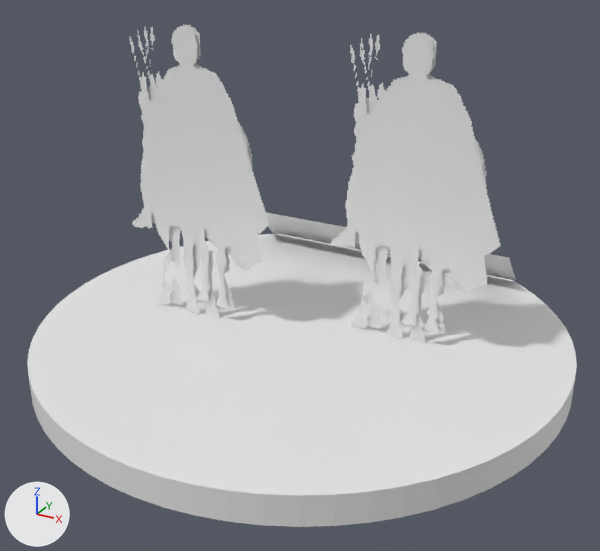
What one commit did to the OBJ model assets/tts/zama-r2/masinissa-wing.obj.
One viewpoint serves both versions: a 50 mm camera at (2.03, -3.72, 2.33) aimed at (0.07, -0.14, 0.55). Every picture has the same lights, and +X, +Y and +Z are marked at lower left. The older version comes first. Where no turn or scale is listed for an object, it has been applied to the vertices. Vertices at exactly the same position are counted once.

Before the edit, the objects in view are built like this:
```python
me_masinissa_wing = bpy.data.meshes.new('masinissa-wing')
me_masinissa_wing.from_pydata(...)  # 2382 vertices, 2426 faces; spans x -1.5..1.5, y -1.5..1.5, z 0.0..1.8
ob_masinissa_wing = bpy.data.objects.new('masinissa-wing', me_masinissa_wing)
ob_masinissa_wing.location = (0.0, 0.0, 0.0)
```
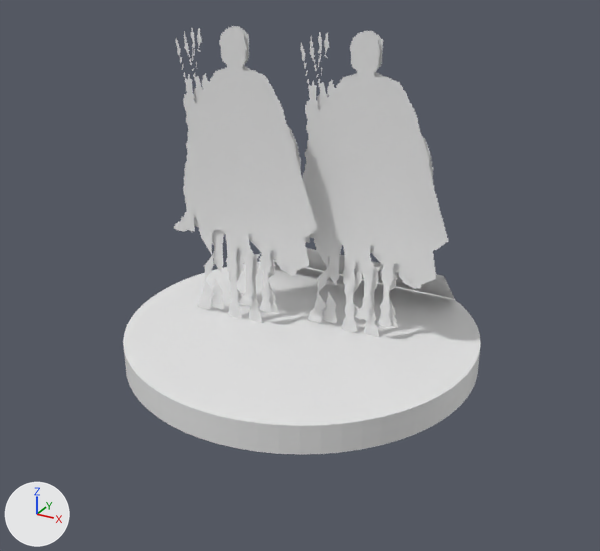
Changed parts and their boxes (x1, y1, x2, y2) in the pictures (600 x 551 px; the box of a moved part takes in the faces that stretch with it):
'masinissa-wing', reshaped (35% narrower, 15% shorter): before (27, 24, 577, 527); after (123, 26, 481, 455)
part 1 of me_masinissa_wing, moved or reshaped: before (27, 234, 577, 527); after (123, 260, 481, 455)
part 2 of me_masinissa_wing, moved or reshaped: before (132, 25, 269, 314); after (174, 27, 317, 318)
part 3 of me_masinissa_wing, moved or reshaped: before (144, 26, 148, 59); after (191, 28, 194, 61)
part 4 of me_masinissa_wing, moved or reshaped: before (137, 30, 142, 46); after (184, 31, 188, 48)
part 5 of me_masinissa_wing, moved or reshaped: before (129, 36, 136, 61); after (176, 38, 182, 63)
part 6 of me_masinissa_wing, moved or reshaped: before (331, 33, 501, 338); after (302, 31, 448, 332)
part 7 of me_masinissa_wing, moved or reshaped: before (368, 34, 373, 69); after (318, 32, 322, 67)
part 8 of me_masinissa_wing, moved or reshaped: before (359, 38, 365, 56); after (310, 36, 314, 53)
part 9 of me_masinissa_wing, moved or reshaped: before (350, 45, 356, 71); after (301, 43, 307, 69)
part 10 of me_masinissa_wing, moved or reshaped: before (139, 24, 252, 318); after (181, 26, 301, 323)
part 11 of me_masinissa_wing, moved or reshaped: before (170, 275, 182, 305); after (211, 279, 224, 310)
part 12 of me_masinissa_wing, moved or reshaped: before (138, 38, 146, 64); after (185, 41, 192, 65)
part 13 of me_masinissa_wing, moved or reshaped: before (145, 41, 149, 54); after (192, 40, 195, 56)
part 14 of me_masinissa_wing, moved or reshaped: before (150, 27, 155, 51); after (197, 28, 202, 52)
part 15 of me_masinissa_wing, moved or reshaped: before (339, 32, 487, 343); after (305, 31, 433, 337)
part 16 of me_masinissa_wing, moved or reshaped: before (367, 297, 382, 329); after (322, 292, 337, 323)
part 17 of me_masinissa_wing, moved or reshaped: before (360, 45, 367, 74); after (310, 44, 317, 71)
part 18 of me_masinissa_wing, moved or reshaped: before (368, 38, 372, 64); after (318, 36, 322, 62)
part 19 of me_masinissa_wing, moved or reshaped: before (374, 35, 380, 60); after (324, 33, 329, 58)
part 20 of me_masinissa_wing, moved or reshaped: before (266, 212, 516, 281); after (273, 248, 455, 299)

Diff of the bpy script that builds the scene:
```diff
--- a/assets/tts/zama-r2/masinissa-wing.obj.py
+++ b/assets/tts/zama-r2/masinissa-wing.obj.py
@@ me_masinissa_wing @@
-me_masinissa_wing.from_pydata(...)  # 2382 vertices, 2426 faces; spans x -1.5..1.5, y -1.5..1.5, z 0.0..1.8
+me_masinissa_wing.from_pydata(...)  # 2382 vertices, 2426 faces; spans x -1.0..1.0, y -1.0..1.0, z 0.0..1.8
+# me_masinissa_wing part 1: the loose piece of 130 vertices spanning x -1.5..1.5, y -1.5..1.5, z 0.0..0.16 is scaled about its middle by (0.667, 0.667, 1)
+# me_masinissa_wing part 2: the loose piece of 537 vertices spanning x -1.05..-0.11, y -0.16, z 0.16..1.8 is moved by (0.25, 0.07, 0.0)
+# me_masinissa_wing part 3: the loose piece of 13 vertices spanning x -0.86..-0.84, y -0.16, z 1.61..1.78 is moved by (0.25, 0.07, 0.0)
+# me_masinissa_wing part 4: the loose piece of 12 vertices spanning x -0.91..-0.88, y -0.16, z 1.67..1.76 is moved by (0.25, 0.07, 0.0)
+# me_masinissa_wing part 5: the loose piece of 16 vertices spanning x -0.96..-0.92, y -0.16, z 1.6..1.72 is moved by (0.25, 0.07, 0.0)
+# me_masinissa_wing part 6: the loose piece of 537 vertices spanning x 0.11..1.05, y 0.13, z 0.16..1.8 is moved by (-0.25, -0.06, 0.0)
+# me_masinissa_wing part 7: the loose piece of 13 vertices spanning x 0.3..0.32, y 0.13, z 1.61..1.78 is moved by (-0.25, -0.06, 0.0)
+# me_masinissa_wing part 8: the loose piece of 12 vertices spanning x 0.25..0.28, y 0.13, z 1.67..1.76 is moved by (-0.25, -0.06, 0.0)
+# me_masinissa_wing part 9: the loose piece of 16 vertices spanning x 0.2..0.24, y 0.13, z 1.6..1.72 is moved by (-0.25, -0.06, 0.0)
+# me_masinissa_wing part 10: the loose piece of 451 vertices spanning x -1.01..-0.15, y -0.14, z 0.16..1.8 is moved by (0.25, 0.07, 0.0)
+# me_masinissa_wing part 11: the loose piece of 28 vertices spanning x -0.83..-0.73, y -0.14, z 0.18..0.37 is moved by (0.25, 0.07, 0.0)
+# me_masinissa_wing part 12: the loose piece of 26 vertices spanning x -0.91..-0.87, y -0.14, z 1.58..1.72 is moved by (0.25, 0.07, 0.0)
+# me_masinissa_wing part 13: the loose piece of 14 vertices spanning x -0.87..-0.85, y -0.14, z 1.63..1.76 is moved by (0.25, 0.07, 0.0)
+# me_masinissa_wing part 14: the loose piece of 16 vertices spanning x -0.83..-0.8, y -0.14, z 1.66..1.78 is moved by (0.25, 0.07, 0.0)
+# me_masinissa_wing part 15: the loose piece of 451 vertices spanning x 0.15..1.01, y 0.15, z 0.16..1.8 is moved by (-0.25, -0.06, 0.0)
+# me_masinissa_wing part 16: the loose piece of 28 vertices spanning x 0.33..0.43, y 0.15, z 0.18..0.37 is moved by (-0.25, -0.06, 0.0)
+# me_masinissa_wing part 17: the loose piece of 26 vertices spanning x 0.25..0.29, y 0.15, z 1.58..1.72 is moved by (-0.25, -0.06, 0.0)
+# me_masinissa_wing part 18: the loose piece of 14 vertices spanning x 0.29..0.31, y 0.15, z 1.63..1.76 is moved by (-0.25, -0.06, 0.0)
+# me_masinissa_wing part 19: the loose piece of 16 vertices spanning x 0.33..0.36, y 0.15, z 1.66..1.78 is moved by (-0.25, -0.06, 0.0)
+# me_masinissa_wing part 20: 4 of 2382 vertices moved; they spanned x -0.9..0.9, y 0.95..1.2, z 0.17..0.42 and now span x -0.65..0.65, y 0.5..0.75, z 0.17..0.42; mean shift (0.0, -0.45, 0.0); largest move (0.9, 1.2, 0.17) -> (0.65, 0.75, 0.17)
+# other edits to the shape of me_masinissa_wing do not show in these pictures
```
